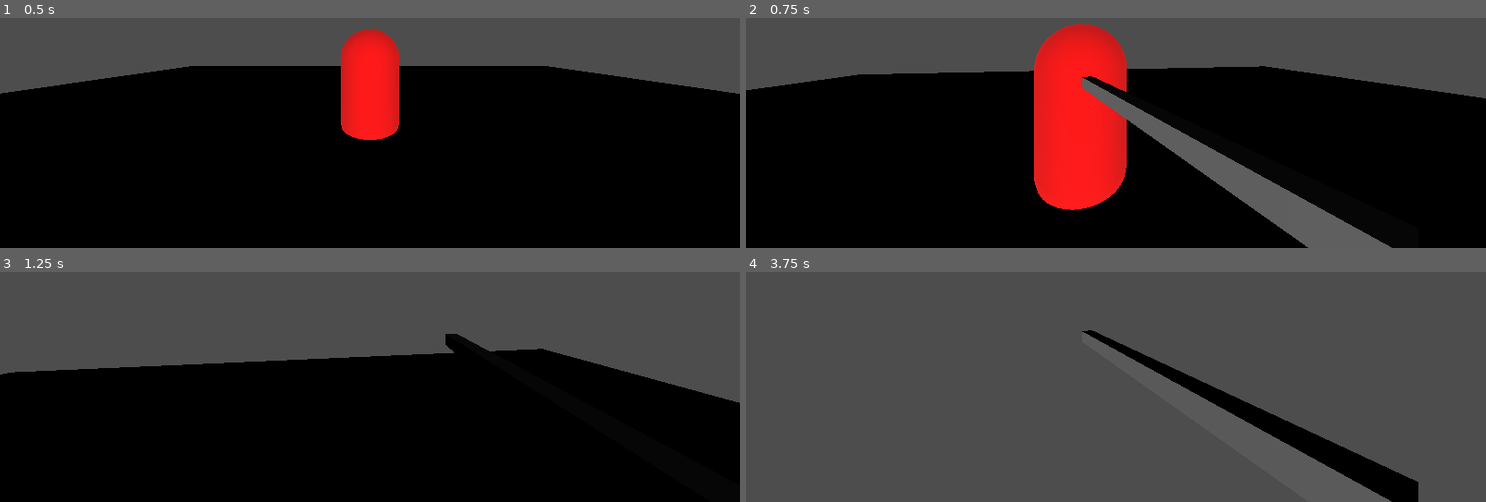
Above: before the commit, frames 1-4 (two rows, left to right).
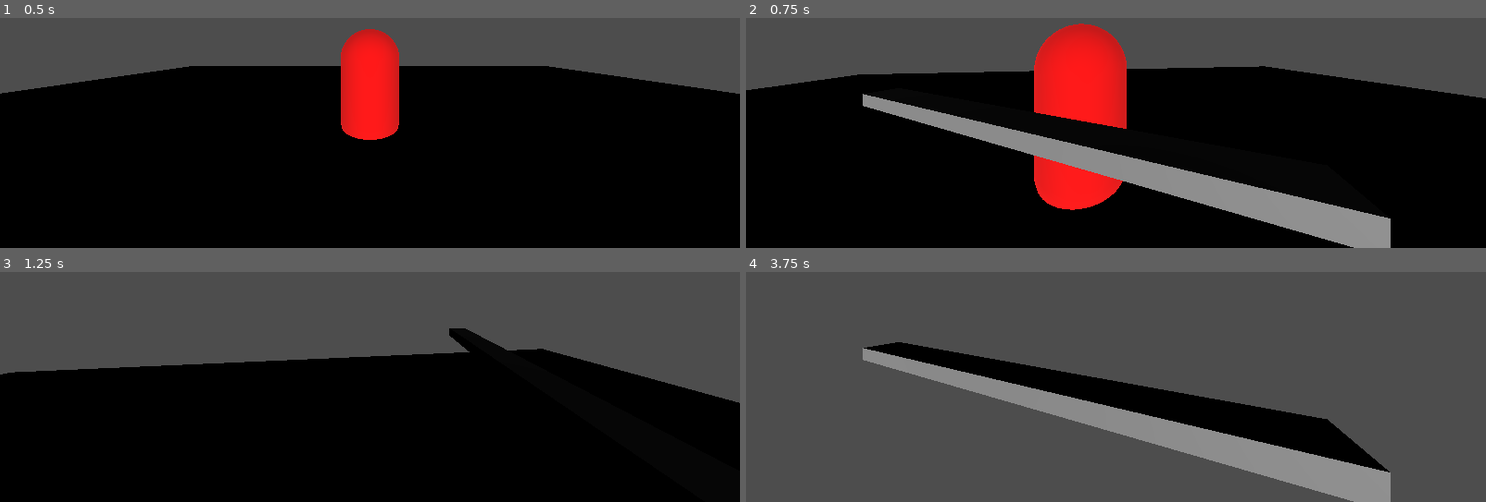
Above: after the commit, the same moments.

Repository: Rule2k/slasher
Game: Godot game, scene res://scenes/main/Main.tscn
The game is run twice, just before and just after one commit, with the same random seed, the same clock (stepped at 60 frames per second) and the same inputs.
Inputs (mouse positions are in pixels of both pictures, inside the frame that each line leads up to):
- Up to frame 1 (0.5 s): no input
- Up to frame 2 (0.75 s): tap Enter at 0.5 s; move the mouse to (1153, 38) at 0.52 s; hold W (move_forward) from 0.53 s (still down); click (1153, 38) at 0.6 s
- Up to frame 3 (1.25 s): keep holding W (move_forward); tap Space (jump) at 0.77 s
- Up to frame 4 (3.75 s): keep holding W (move_forward); move the mouse to (1079, 297) at 1.27 s; tap Q (attack_overhead) at 1.35 s; tap Space (jump) at 1.52, 2.75, 3.02 s; move the mouse to (1130, 288) at 2.02 s; right-click (1130, 288) at 2.1 s; move the mouse to (1108, 301) at 2.77 s; tap E (attack_stab) at 2.85 s; tap Enter at 3.5 s; move the mouse to (1167, 299) at 3.52 s; click (1167, 299) at 3.6 s

Frame 1 is identical in both runs. In frame 2, 12% of the frame differs, in the area x 15-88%, y 25-100%; in frame 3, 0.4%; in frame 4, 15%, in the area x 15-91%, y 25-100%.

Commit message:
tweak: increase weapon size and slash animation amplitude

Diff:
--- a/scenes/main/Main.tscn
+++ b/scenes/main/Main.tscn
@@ -27,10 +27,10 @@
 radius = 0.4
 
 [sub_resource type="BoxMesh" id="BoxMesh_weapon"]
-size = Vector3(0.05, 0.05, 0.8)
+size = Vector3(0.08, 0.04, 1.2)
 
 [sub_resource type="BoxShape3D" id="BoxShape3D_hitbox"]
-size = Vector3(0.1, 0.1, 0.8)
+size = Vector3(0.12, 0.08, 1.2)
 
 [sub_resource type="Animation" id="Animation_2tpxt"]
 length = 0.001
@@ -57,10 +57,10 @@
 tracks/0/interp = 1
 tracks/0/loop_wrap = true
 tracks/0/keys = {
-"times": PackedFloat32Array(0, 0.05291771, 0.2, 0.35, 0.65),
+"times": PackedFloat32Array(0, 0.05, 0.2, 0.38, 0.65),
 "transitions": PackedFloat32Array(1, 1, 1, 1, 1),
 "update": 0,
-"values": [Vector3(0, 0, 0), Vector3(0, 0.5235988, 0), Vector3(0, 0.5235988, 0), Vector3(0, -0.6981317, 0), Vector3(0, 0, 0)]
+"values": [Vector3(0, 0, 0), Vector3(0, 1.2217305, 0), Vector3(0, 1.2217305, 0), Vector3(0, -1.3962634, 0), Vector3(0, 0, 0)]
 }
 
 [sub_resource type="AnimationLibrary" id="AnimationLibrary_tck0d"]
